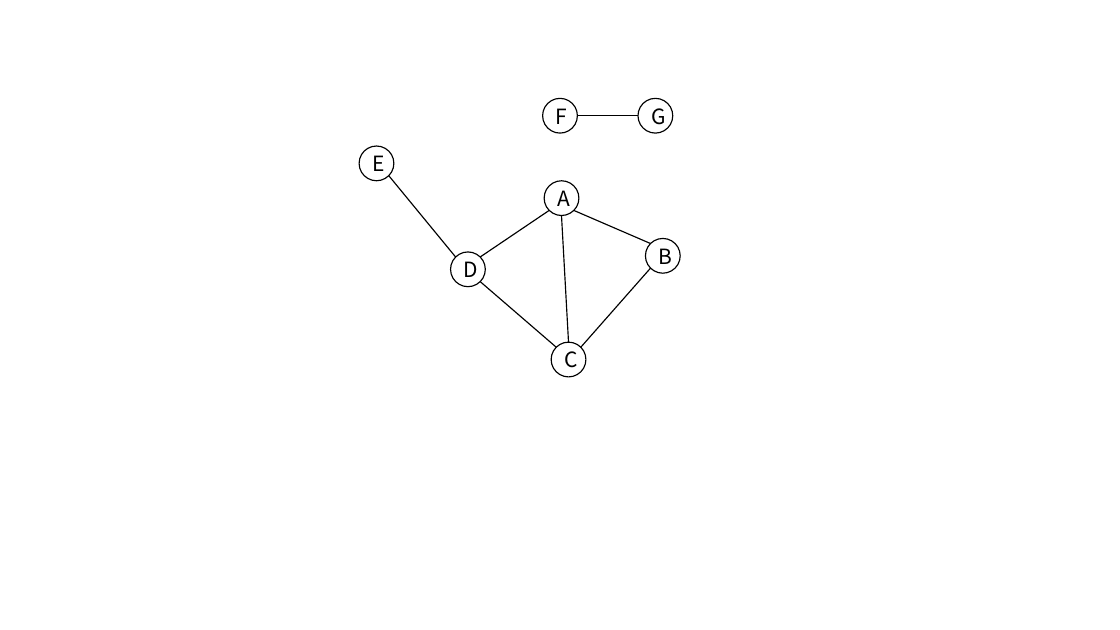
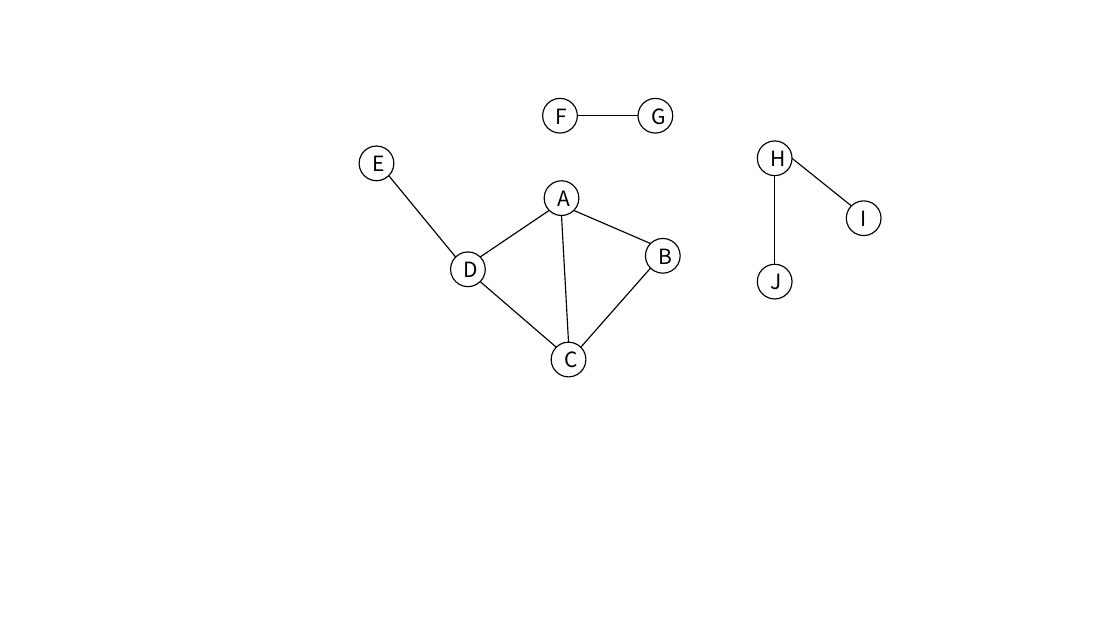
Before and after one commit to CoreLoop163/CoreLoopBooks, a slide deck: slide 10 of data_structure/assets/pics_and_ppts/ch5/画图用、.pptx (slide 2 before the commit). Drawn at 1120x630 pixels with LibreOffice and Linux fonts; fonts in the diff are those of the drawing. Boxes give left, top, right and bottom in pixels: in the first picture for what was removed or moved away, otherwise in the second. Text is boxed around its words. In the diff, an @@ line names an element or a change of style, - is before the commit and + after.

```diff
--- a/data_structure/assets/pics_and_ppts/ch5/画图用、.pptx
+++ b/data_structure/assets/pics_and_ppts/ch5/画图用、.pptx
@@ ellipse added at [758,141,792,176], fill #FFFFFF, outline #000000 1 pt, 18 pt, text #000000 @@
+H
@@ line added from (775, 265) to (775, 176), #000000 1 pt @@
@@ line added from (852, 206) to (792, 158), #000000 1 pt @@
@@ ellipse added at [847,201,881,235], fill #FFFFFF, outline #000000 1 pt, 18 pt, text #000000 @@
+I
@@ ellipse added at [758,265,792,299], fill #FFFFFF, outline #000000 1 pt, 18 pt, text #000000 @@
+J
```
Also in this commit, not shown: 2 other slides changed, 5 slides added, 59 other files.
